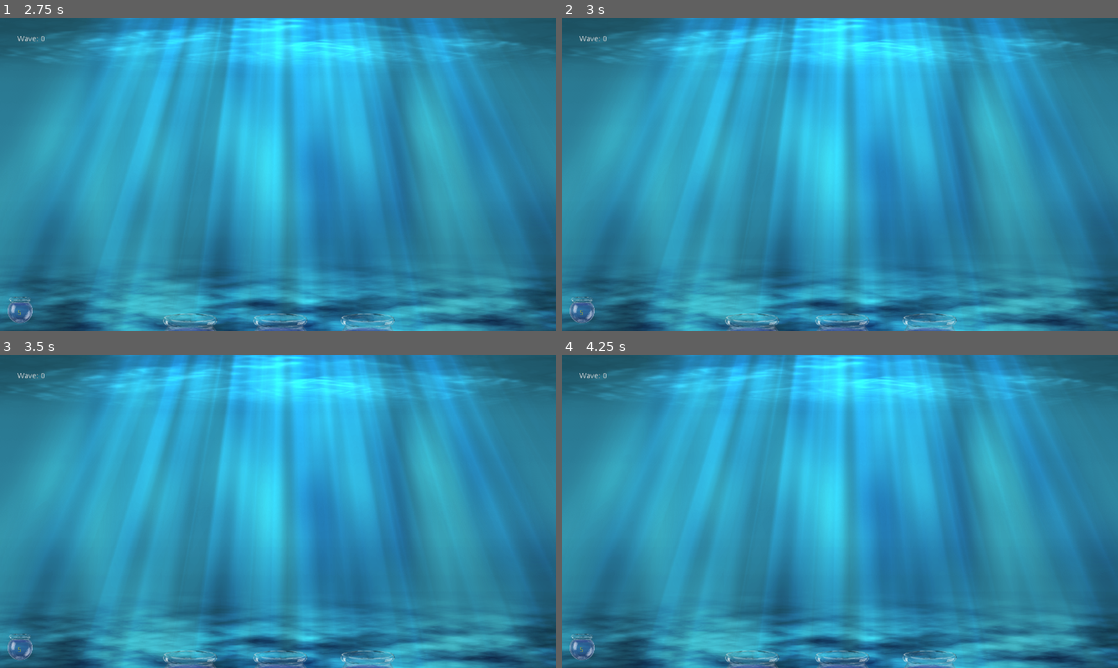
Above: before the commit, frames 1-4 (two rows, left to right).
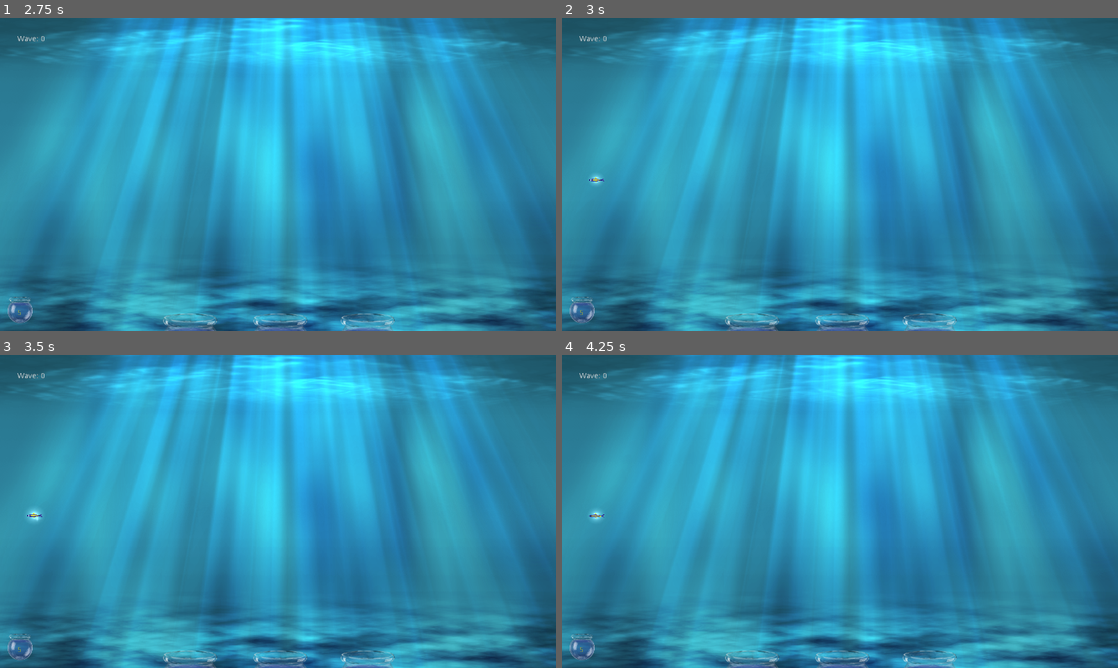
Above: after the commit, the same moments.

Repository: RobinRenggli/godotwildjam41
Game: Godot game, scene res://Ocean.tscn
Same seed, same stepped clock (60 frames per second), same inputs: the game is played once before the commit and once after it. Sound files missing from this copy of the repository are replaced by a short silence.
Inputs (mouse positions are in pixels of both pictures, inside the frame that each line leads up to):
- Up to frame 1 (2.75 s): tap Enter at 0.5, 2 s; move the mouse to (400, 158) at 0.52 s; click (400, 158) at 0.67 s; tap Space at 1.25 s; move the mouse to (166, 190) at 1.27 s; click (166, 190) at 1.42 s; move the mouse to (333, 105) at 2.02 s; click (333, 105) at 2.17 s
- Up to frame 2 (3 s): tap Space at 2.75 s; move the mouse to (812, 237) at 2.77 s; click (812, 237) at 2.92 s
- Up to frame 3 (3.5 s): no input
- Up to frame 4 (4.25 s): tap Enter at 3.5 s; move the mouse to (1006, 558) at 3.52 s; click (1006, 558) at 3.67 s

Frame 1 is identical in both runs. In frame 2, less than 0.1% of the frame differs, in the area x 4-8%, y 50-54%; in frame 3, less than 0.1%, in the area x 4-8%, y 49-54%; in frame 4, less than 0.1%.

Commit message:
improved game speed

Diff:
--- a/GodotProjectFolder/Creatures/Creature.tscn
+++ b/GodotProjectFolder/Creatures/Creature.tscn
@@ -55,7 +55,7 @@
 [node name="Movement" parent="." instance=ExtResource( 3 )]
 
 [node name="Body" type="Area2D" parent="."]
-scale = Vector2( 1.01, 1 )
+scale = Vector2( 1.01, 1.01 )
 collision_layer = 4
 collision_mask = 43
 
--- a/GodotProjectFolder/Enemies/BarrelEnemy.tscn
+++ b/GodotProjectFolder/Enemies/BarrelEnemy.tscn
@@ -1,7 +1,14 @@
-[gd_scene load_steps=3 format=2]
+[gd_scene load_steps=5 format=2]
 
 [ext_resource path="res://Enemies/Enemy.tscn" type="PackedScene" id=1]
 [ext_resource path="res://Enemies/BarrelEnemy.png" type="Texture" id=2]
+[ext_resource path="res://Blink.gdshader" type="Shader" id=3]
+
+[sub_resource type="ShaderMaterial" id=1]
+resource_local_to_scene = true
+shader = ExtResource( 3 )
+shader_param/flash_color = Color( 1, 0, 0, 1 )
+shader_param/flash_modifier = 0.0
 
 [node name="Enemy" instance=ExtResource( 1 )]
 type = "barrel"
@@ -10,6 +17,7 @@
 polygon = PoolVector2Array( 7, -88, 98, -1, 42, 76, 6, 85, -63, 72, -88, 15, -71, -69, -23, -55 )
 
 [node name="Sprite" parent="." index="3"]
+material = SubResource( 1 )
 scale = Vector2( 0.5, 0.5 )
 texture = ExtResource( 2 )
 
--- a/GodotProjectFolder/Enemies/BasicEnemy.tscn
+++ b/GodotProjectFolder/Enemies/BasicEnemy.tscn
@@ -1,7 +1,14 @@
-[gd_scene load_steps=3 format=2]
+[gd_scene load_steps=5 format=2]
 
 [ext_resource path="res://Enemies/Enemy.tscn" type="PackedScene" id=1]
 [ext_resource path="res://Enemies/CanEnemy.png" type="Texture" id=2]
+[ext_resource path="res://Blink.gdshader" type="Shader" id=3]
+
+[sub_resource type="ShaderMaterial" id=1]
+resource_local_to_scene = true
+shader = ExtResource( 3 )
+shader_param/flash_color = Color( 1, 0, 0, 1 )
+shader_param/flash_modifier = 0.0
 
 [node name="Enemy" instance=ExtResource( 1 )]
 type = "basic"
@@ -10,6 +17,7 @@
 polygon = PoolVector2Array( -1, -24, 5, -15, 11, -17, 27, -7, 26, 1, 18, 2, 15, 8, -2, 22, -20, 9, -23, -6, -15, -18 )
 
 [node name="Sprite" parent="." index="3"]
+material = SubResource( 1 )
 scale = Vector2( 0.2, 0.2 )
 texture = ExtResource( 2 )
 
--- a/GodotProjectFolder/UtilNodes/CurrencySpawner.tscn
+++ b/GodotProjectFolder/UtilNodes/CurrencySpawner.tscn
@@ -6,7 +6,7 @@
 script = ExtResource( 1 )
 
 [node name="Timer" type="Timer" parent="."]
-wait_time = 4.5
+wait_time = 2.25
 autostart = true
 
 [connection signal="timeout" from="Timer" to="." method="_on_Timer_timeout"]
--- a/GodotProjectFolder/UtilNodes/EnemySpawner.tscn
+++ b/GodotProjectFolder/UtilNodes/EnemySpawner.tscn
@@ -6,7 +6,7 @@
 script = ExtResource( 1 )
 
 [node name="SpawnTimer" type="Timer" parent="."]
-wait_time = 30.0
+wait_time = 15.0
 autostart = true
 
 [connection signal="timeout" from="SpawnTimer" to="." method="_on_SpawnTimer_timeout"]
